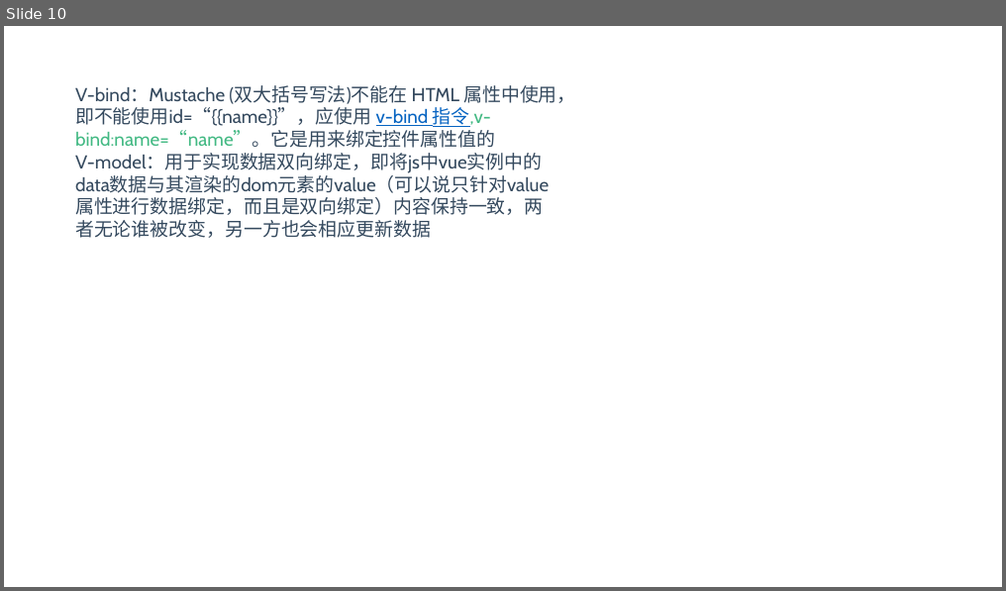
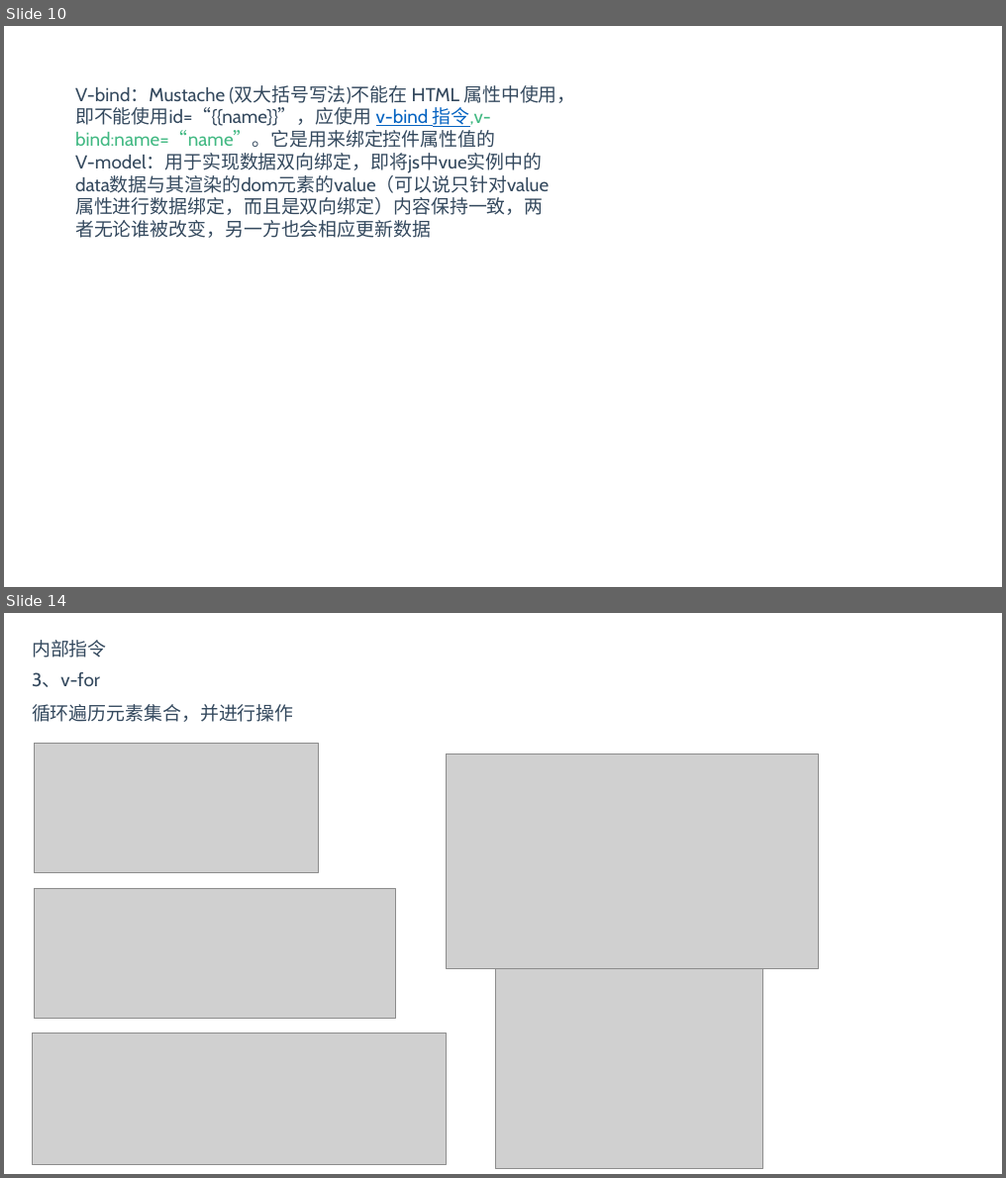
Before and after one commit to BinMarshall/studing, a slide deck: Vue/vue.pptx. Shown one above the other, each under a label of ours: slide 10 before the commit, slides 10 and 14 after it; the slides between them are not shown. The pictures are 1006x591 and 1006x1178 pixels, drawn with LibreOffice and Linux fonts; fonts in the diff are those of the drawing; grey boxes stand for pictures. Boxes give left, top, right and bottom in pixels: in the first picture for what was removed or moved away, otherwise in the second. Text is boxed around its words. In the diff, an @@ line names an element or a change of style, - is before the commit and + after.

```diff
--- a/Vue/vue.pptx
+++ b/Vue/vue.pptx
@@ slide 14 added at bbox=[4, 613, 1002, 1174], background #FFFFFF @@
@@ text added at bbox=[32, 640, 107, 658], 18 pt, text #34495E @@
+内部指令
@@ text added at bbox=[32, 672, 100, 687], 18 pt, text #34495E @@
+3、v-for
@@ text added at bbox=[32, 704, 294, 722], 18 pt, text #34495E @@
+循环遍历元素集合，并进行操作
@@ picture added at bbox=[34, 744, 319, 873] @@
@@ picture added at bbox=[447, 755, 819, 969] @@
@@ picture added at bbox=[34, 888, 395, 1019] @@
@@ picture added at bbox=[496, 969, 763, 1170] @@
@@ picture added at bbox=[33, 1033, 447, 1164] @@
```
Also in this commit, not shown: 3 slides changed, 6 other slides added, 1 slide removed.
